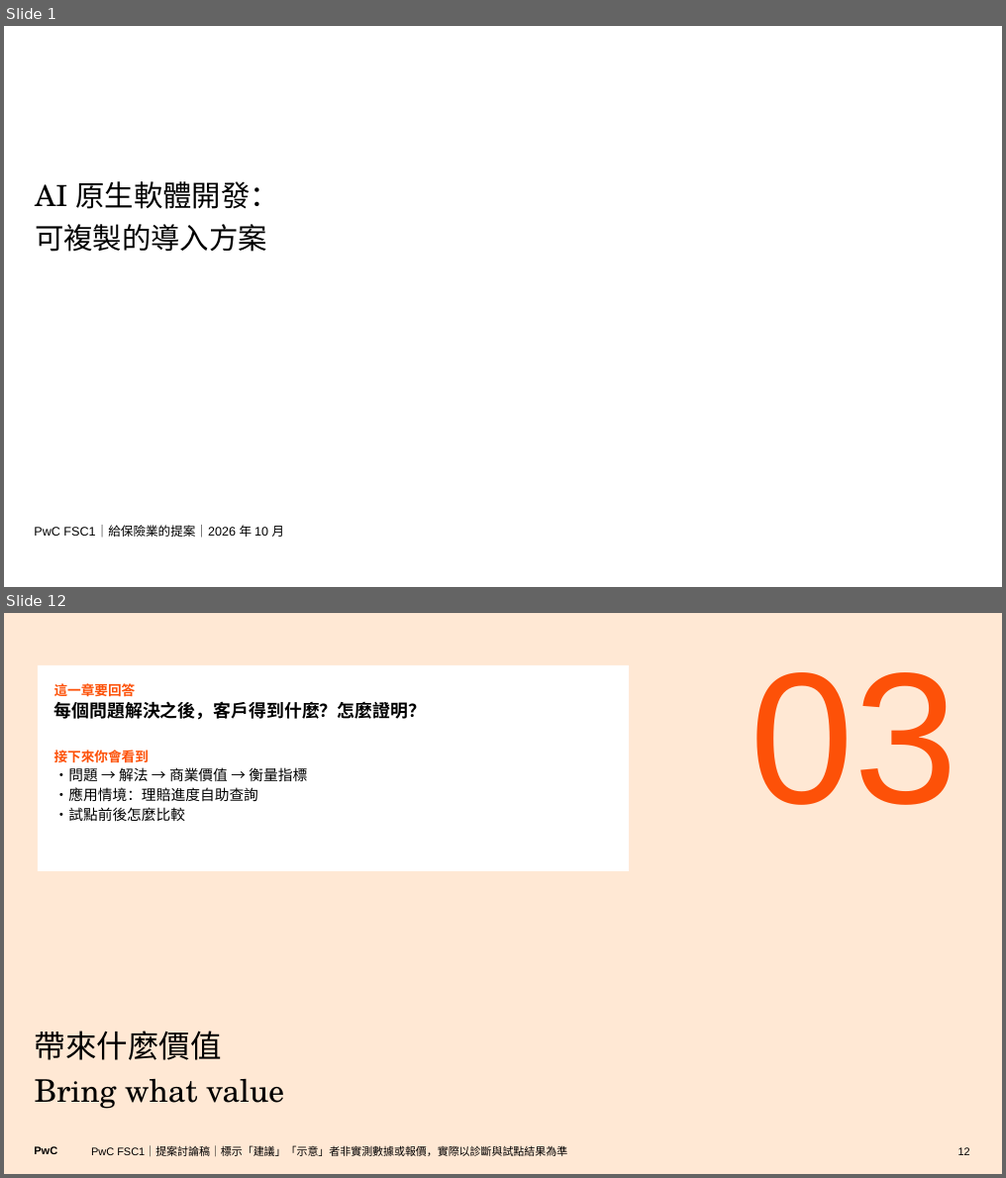
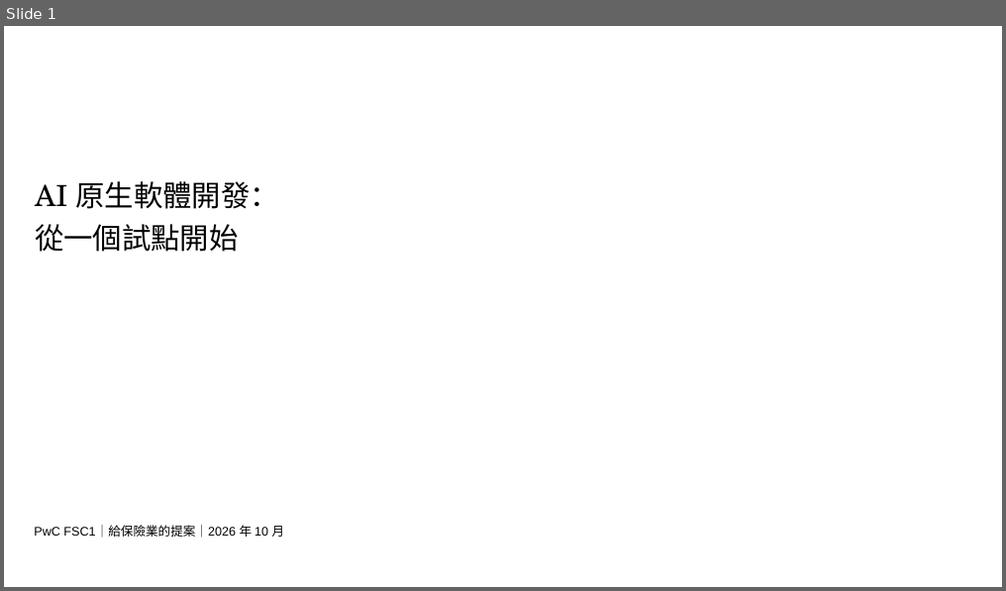
Before and after one commit to Robshao/PwC_FSC1, a slide deck: research/ai-native-sdlc/AI原生開發_客戶提案簡報.pptx. Shown one above the other, each under a label of ours: slides 1 and 12 before the commit, slide 1 after it; the slides between them are not shown. The pictures are 1006x1178 and 1006x591 pixels, drawn with LibreOffice and Linux fonts; fonts in the diff are those of the drawing; background and template pictures are left out. Boxes give left, top, right and bottom in pixels: in the first picture for what was removed or moved away, otherwise in the second. Text is boxed around its words. In the diff, an @@ line names an element or a change of style, - is before the commit and + after.

```diff
--- a/research/ai-native-sdlc/AI原生開發_客戶提案簡報.pptx
+++ b/research/ai-native-sdlc/AI原生開發_客戶提案簡報.pptx
@@ slide 12 removed at [4,613,1002,1174], background #FFE8D4 @@
@@ rectangle removed at [38,665,629,871] @@
-這一章要回答
-每個問題解決之後，客戶得到什麼？怎麼證明？
-接下來你會看到
-・問題 → 解法 → 商業價值 → 衡量指標
-・應用情境：理賠進度自助查詢
-・試點前後怎麼比較
@@ text removed at [750,672,958,805] @@
-03
@@ title removed at [35,1031,284,1109] @@
-帶來什麼價值
-Bring what value
@@ text removed at [34,1147,57,1155] @@
-PwC
@@ text removed at [91,1147,567,1157] @@
-PwC FSC1｜提案討論稿｜標示「建議」「示意」者非實測數據或報價，實際以診斷與試點結果為準
@@ page number removed at [958,1148,970,1156] @@
-12
@@ slide 1 changed as well @@
@@ title at [35,224,239,252]: text changed @@
-可複製的導入方案
+從一個試點開始
```
Also in this commit, not shown: 10 other slides changed, 5 slides added, 14 other slides removed, 7 other files.
